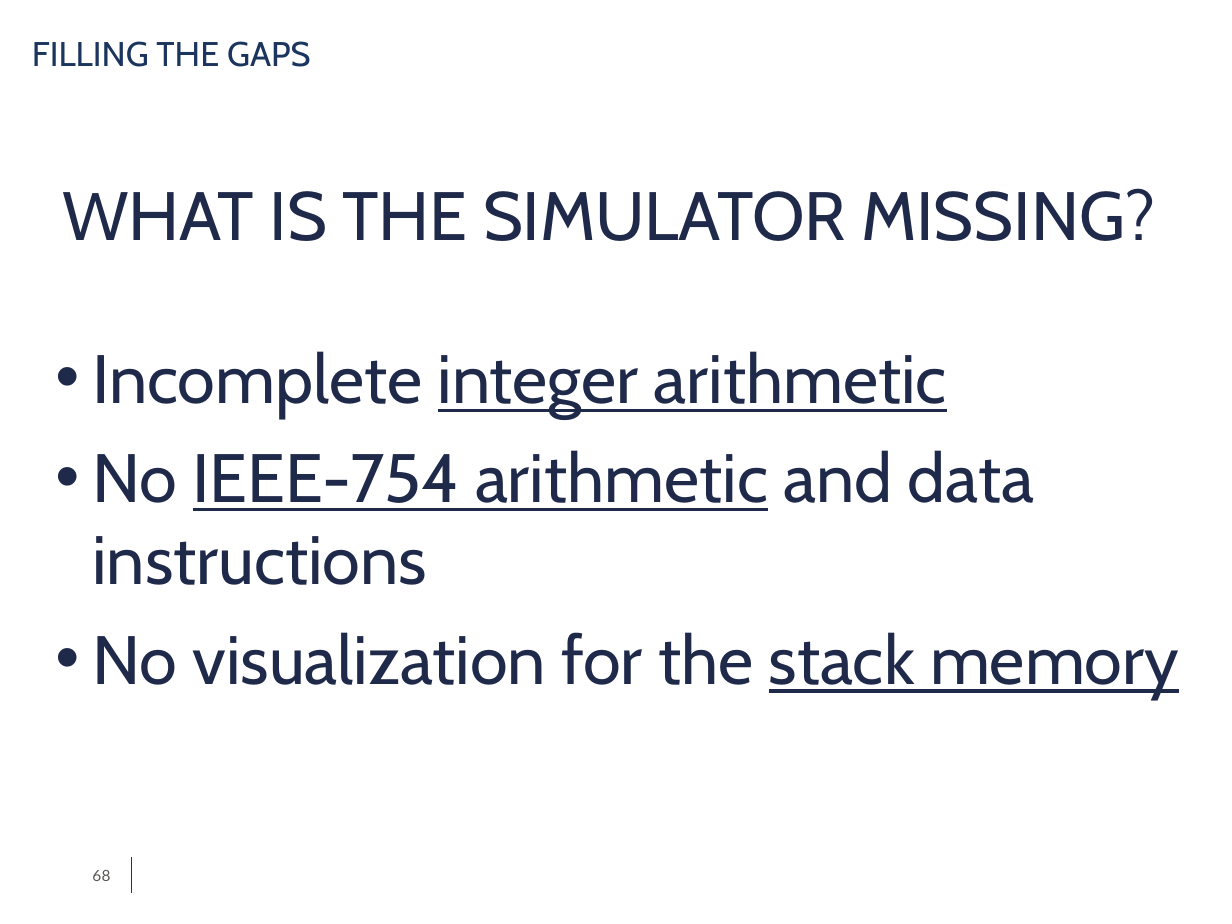
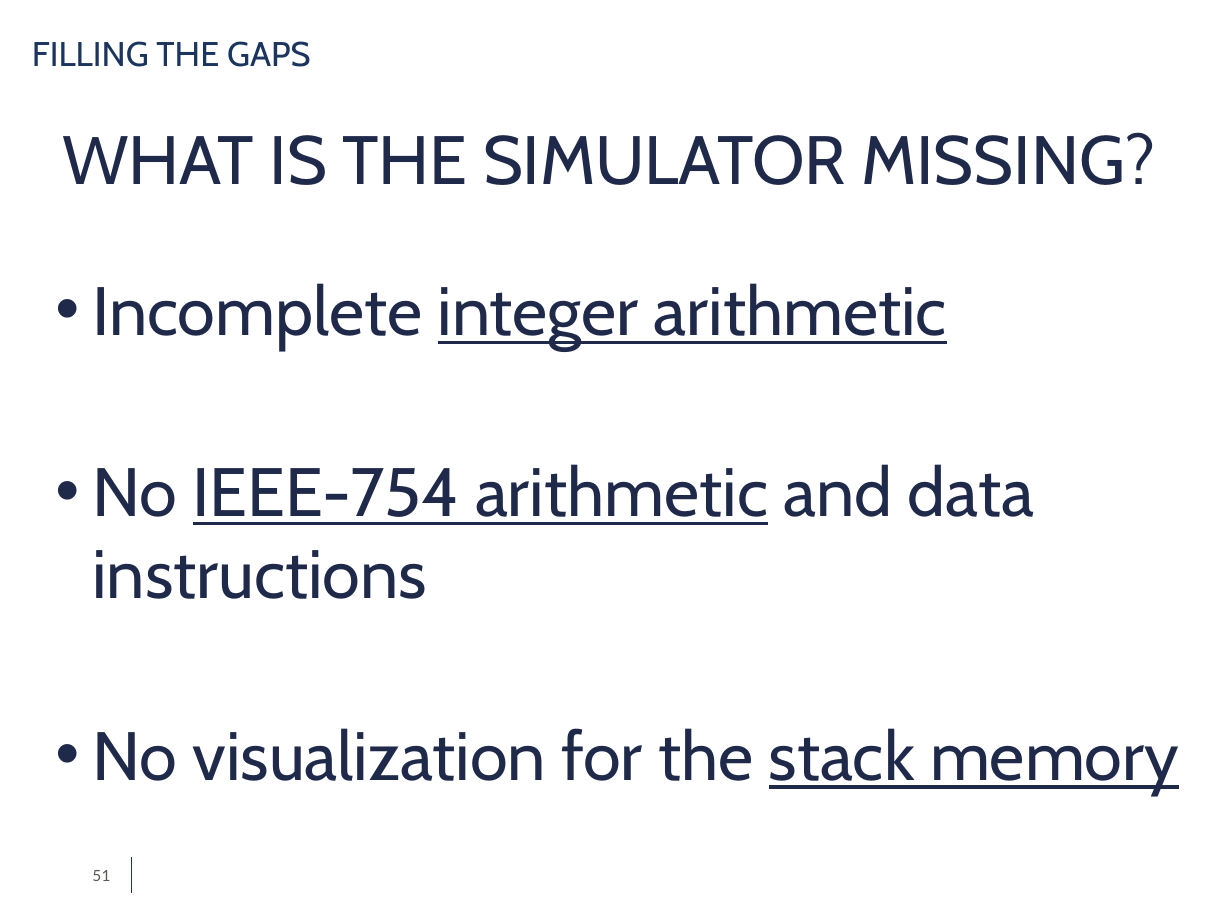
Before and after one commit to simdeistud/bachelors-thesis, a slide deck: slide 51 of SlidesDeiana4_3 -ABRIDGED.pptx (slide 68 before the commit). Drawn at 1232x924 pixels with LibreOffice and Linux fonts; fonts in the diff are those of the drawing; background and template pictures are left out. Boxes give left, top, right and bottom in pixels: in the first picture for what was removed or moved away, otherwise in the second. Text is boxed around its words. In the diff, an @@ line names an element or a change of style, - is before the commit and + after.

```diff
--- a/SlidesDeiana4_3 -ABRIDGED.pptx
+++ b/SlidesDeiana4_3 -ABRIDGED.pptx
@@ text "WHAT IS THE SIMULATOR MISSING?": place and size @@
-text "WHAT IS THE SIMULATOR MISSING?" at (62, 188, 1155, 241)
+text "WHAT IS THE SIMULATOR MISSING?" at (62, 132, 1155, 185)
@@ text "Incomplete integer arithmetic" rewrapped from (92, 351, 1179, 699) to (92, 283, 1179, 795) @@
@@ page number at (92, 870, 110, 881): text changed @@
-68
+51
```
Also in this commit, not shown: 9 other slides changed, 1 slide added, 19 slides removed, 1 other file.
